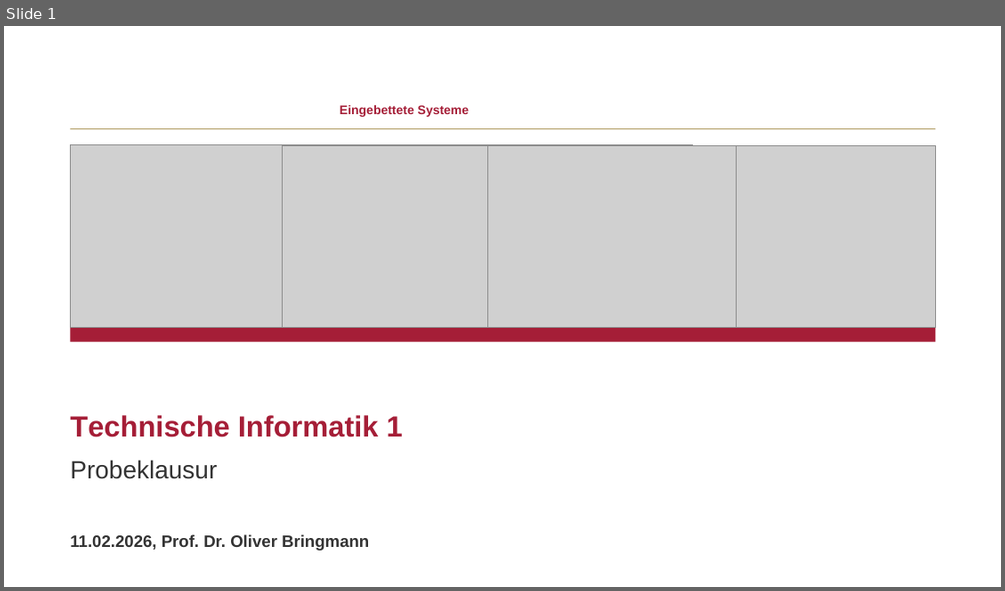
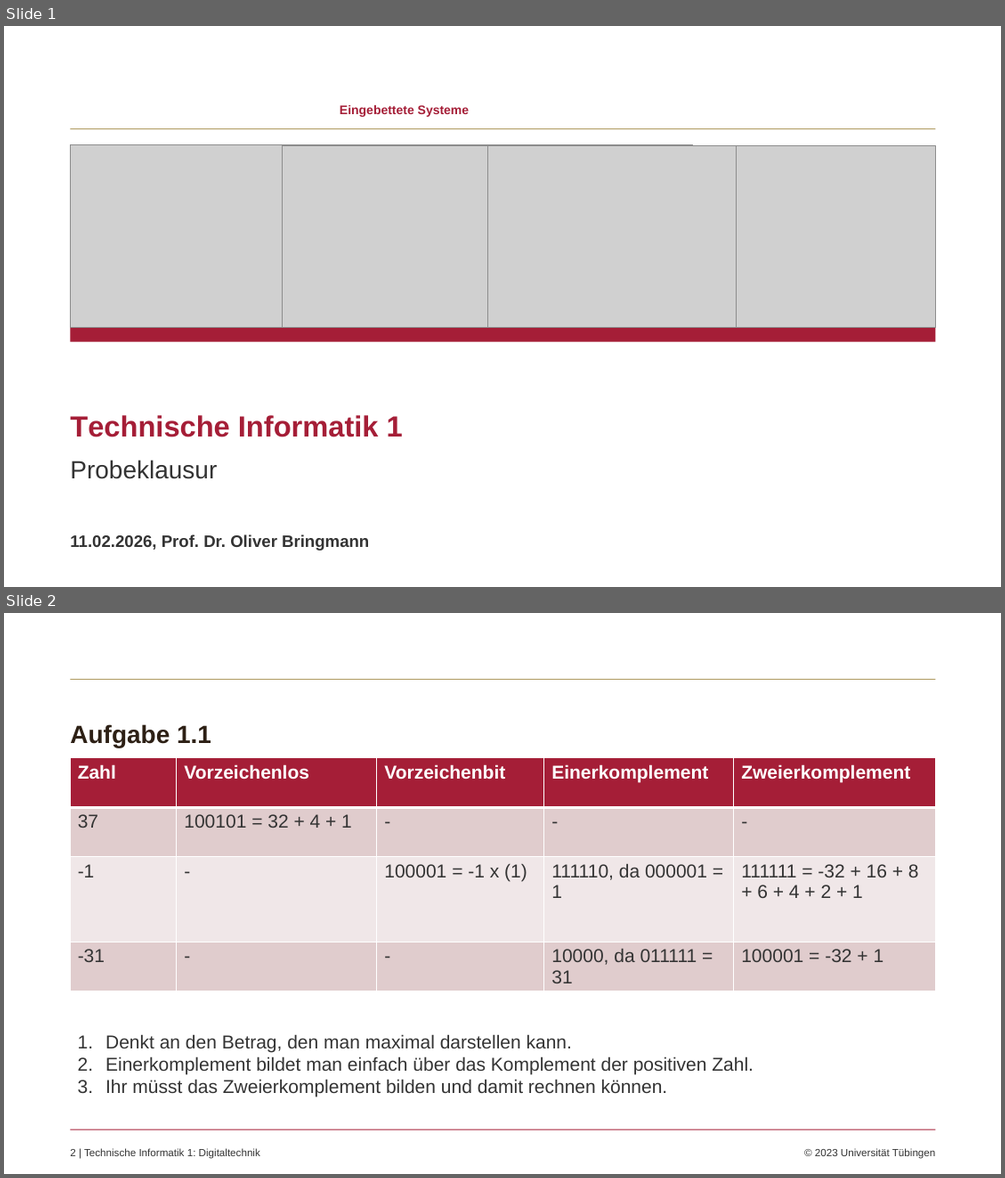
Before and after one commit to koennixer/Probeklausur, a slide deck: Probeklausur.pptx. Shown one above the other, each under a label of ours: slide 1 before the commit, slides 1 and 2 after it. The pictures are 1005x591 and 1005x1178 pixels, drawn with LibreOffice and Linux fonts; fonts in the diff are those of the drawing; grey boxes stand for pictures; background and template pictures are left out. Boxes give left, top, right and bottom in pixels: in the first picture for what was removed or moved away, otherwise in the second. Text is boxed around its words. In the diff, an @@ line names an element or a change of style, - is before the commit and + after.

Commit message:
Aufgabe 1
Aufgabe 1 done

```diff
--- a/Probeklausur.pptx
+++ b/Probeklausur.pptx
@@ slide 2 added at <box>4,613,1001,1174</box>, background #FFFFFF @@
@@ line added from (71, 680) to (936, 680), #B4A069 0.75 pt @@
@@ title added at <box>70,724,211,747</box>, 24 pt, text #2D2015, bold @@
+Aufgabe 1.1
@@ table added at <box>71,758,936,995</box>, 4 rows, 5 columns @@
+Zahl | Vorzeichenlos | Vorzeichenbit | Einerkomplement | Zweierkomplement
+37 | 100101 = 32 + 4 + 1 | - | - | -
+-1 | - | 100001 = -1 x (1) | 111110, da 000001 = 1 | 111111 = -32 + 16 + 8 + 6 + 4 + 2 + 1
+-31 | - | - | 10000, da 011111 = 31 | 100001 = -32 + 1
@@ text added at <box>105,1034,753,1097</box>, 18 pt, text #333333 @@
+1. Denkt an den Betrag, den man maximal darstellen kann.
+2. Einerkomplement bildet man einfach über das Komplement der positiven Zahl.
+3. Ihr müsst das Zweierkomplement bilden und damit rechnen können.
@@ line added from (71, 1130) to (936, 1130), #A51E37 0.75 pt @@
@@ text added at <box>70,1148,936,1159</box>, 10 pt, text #333333 @@
+2 | Technische Informatik 1: Digitaltechnik © 2023 Universität Tübingen
```
Also in this commit, not shown: 2 other slides added.
